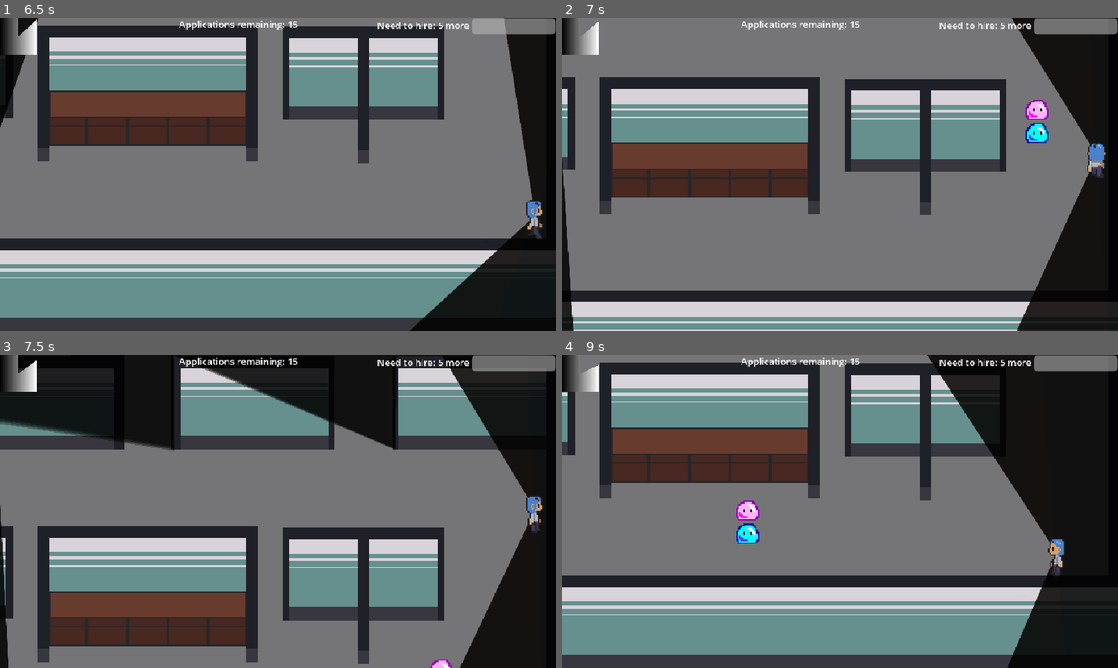
Above: before the commit, frames 1-4 (two rows, left to right).
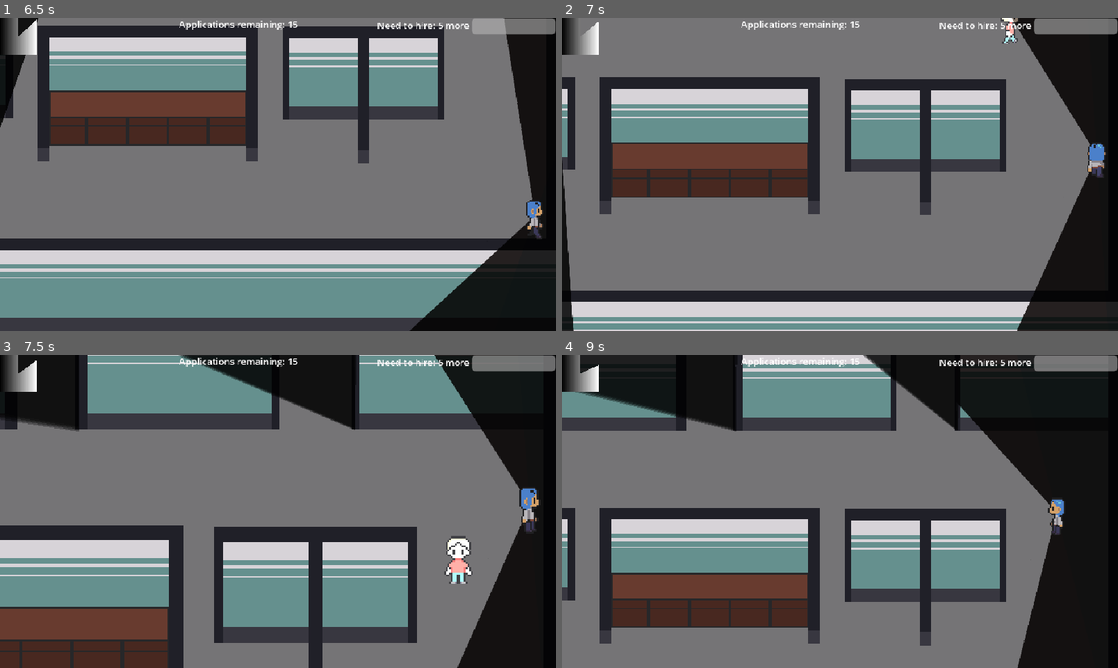
Above: after the commit, the same moments.

Repository: ygda-org/brackeys-26.2
Game: Godot game, scene res://main/main.tscn
Two runs of this game, one before a commit and one after it. Both use one fixed random seed, a clock stepped at 60 frames per second and the inputs below. Sound files missing from this copy of the repository are replaced by a short silence.
Inputs (mouse positions are in pixels of both pictures, inside the frame that each line leads up to):
- Up to frame 1 (6.5 s): tap Enter at 0.5 s; move the mouse to (400, 158) at 0.52 s; hold D (right) 0.53-1.28 s; click (400, 158) at 0.6 s; move the mouse to (166, 190) at 1.27 s; hold S (down) 1.28-2.03 s; click (166, 190) at 1.35 s; tap Space at 2 s; move the mouse to (333, 105) at 2.02 s; hold D (right) 2.03-2.78 s; click (333, 105) at 2.1 s; move the mouse to (250, 237) at 2.77 s; hold W (up) 2.78-3.53 s; click (250, 237) at 2.85 s; move the mouse to (444, 221) at 3.52 s; hold A (left) 3.53-5.03 s; click (444, 221) at 3.6 s; move the mouse to (111, 127) at 4.27 s; click (111, 127) at 4.35 s; move the mouse to (305, 174) at 5.02 s; hold S (down) 5.03-5.78 s; click (305, 174) at 5.1 s; move the mouse to (194, 96) at 5.77 s; hold D (right) from 5.78 s (still down); click (194, 96) at 5.85 s
- Up to frame 2 (7 s): move the mouse to (962, 158) at 6.52 s; release D (right) at 6.53 s; hold W (up) from 6.53 s (still down); click (962, 158) at 6.6 s
- Up to frame 3 (7.5 s): move the mouse to (166, 527) at 7.27 s; release W (up) at 7.28 s; hold D (right) from 7.28 s (still down); click (166, 527) at 7.35 s
- Up to frame 4 (9 s): move the mouse to (895, 442) at 8.02 s; release D (right) at 8.03 s; hold S (down) 8.03-8.78 s; click (895, 442) at 8.1 s; move the mouse to (812, 574) at 8.77 s; hold A (left) from 8.78 s (still down); click (812, 574) at 8.85 s

Frame 1 is identical in both runs. In frame 2, 0.6% of the frame differs, in the area x 78-88%, y 0-40%; in frame 3, 39%; in frame 4, 63%, in the area x 0-100%, y 0-100%.

Commit message:
manual sprite animations

Diff:
--- /dev/null
+++ b/employees/custom_animated_sprite.gd
@@ -0,0 +1,38 @@
+extends Sprite2D
+
+@onready var char_num: String = str(randi_range(1,2))
+
+var direction = Vector2i.ZERO
+var old_direction = Vector2i.ZERO
+
+const REGIONS = {Vector2i(1,0): 128, Vector2i(-1,0): 128,
+Vector2i(0,1): 0, Vector2i(0,-1): 256}
+
+func _ready():
+	texture = load("res://assets/characters/sprites/portrait " + char_num + " walk.png")
+
+func _process(_delta):
+	flip_h = direction.x < 0
+	if not direction == old_direction:
+		var new_region
+		if direction in REGIONS.keys():
+			new_region = REGIONS[direction]
+		else:
+			new_region = REGIONS[old_direction]
+		if direction:
+			if $Timer.is_stopped():
+				$Timer.start()
+			new_region += 16
+		else:
+			$Timer.stop()
+		region_rect.position.x = new_region
+	old_direction = direction
+
+func _on_timer_timeout():
+	region_rect.position.x += 16
+	if check_anim_loop():
+		region_rect.position.x -= 64
+
+func check_anim_loop():
+	var pos = region_rect.position.x
+	return (pos > 60 and pos < 120) or (pos > 185 and pos < 250)
--- a/employees/employee_character.gd
+++ b/employees/employee_character.gd
@@ -5,7 +5,7 @@
 
 var application: Application
 
-const SPEED = 200
+const SPEED = 150
 
 var max_motivation: int = 4
 ## motivation is the number of positive tasks an employee will do without the watchful gaze of their superviser to reset them
@@ -32,6 +32,7 @@
 		if $InTask.is_stopped() and current_task: # start task
 			$InTask.wait_time = current_task.task_length
 			$InTask.start()
+		$Anim.direction = Vector2i(0,0)
 		return
 	var agent_position: Vector2 = global_position
 	var next_position: Vector2 = $NavigationAgent2D.get_next_path_position()
@@ -54,6 +55,7 @@
 			velocity.x = 0
 		else:
 			print('I give up')
+	$Anim.direction = Vector2i(velocity.normalized() * 1.5)
 	velocity = velocity.normalized() * SPEED
 	move_and_slide()
 
--- a/employees/employee_character.tscn
+++ b/employees/employee_character.tscn
@@ -1,7 +1,8 @@
 [gd_scene format=3 uid="uid://cmbb1fu0dvb01"]
 
 [ext_resource type="Script" uid="uid://c3lsl5oyv776s" path="res://employees/employee_character.gd" id="1_frejn"]
-[ext_resource type="Texture2D" uid="uid://gviclm35pjr7" path="res://assets/prog_art/programmer_art-objects.png" id="2_88mo1"]
+[ext_resource type="Texture2D" uid="uid://2jk3dljxlmrm" path="res://assets/characters/sprites/portrait 1 walk.png" id="2_3g2ra"]
+[ext_resource type="Script" uid="uid://dowe3q0twi7c5" path="res://employees/custom_animated_sprite.gd" id="2_88mo1"]
 
 [sub_resource type="CanvasItemMaterial" id="CanvasItemMaterial_88mo1"]
 light_mode = 2
@@ -13,11 +14,15 @@
 collision_layer = 3
 script = ExtResource("1_frejn")
 
-[node name="Sprite2D" type="Sprite2D" parent="." unique_id=324160235]
+[node name="Anim" type="Sprite2D" parent="." unique_id=1291678730]
 material = SubResource("CanvasItemMaterial_88mo1")
-texture = ExtResource("2_88mo1")
+texture = ExtResource("2_3g2ra")
 region_enabled = true
-region_rect = Rect2(112, 64, 16, 32)
+region_rect = Rect2(0, 0, 16, 32)
+script = ExtResource("2_88mo1")
+
+[node name="Timer" type="Timer" parent="Anim" unique_id=2033880306]
+wait_time = 0.166
 
 [node name="CollisionShape2D" type="CollisionShape2D" parent="." unique_id=218294883]
 position = Vector2(0, 1)
@@ -25,7 +30,6 @@
 
 [node name="NavigationAgent2D" type="NavigationAgent2D" parent="." unique_id=860070895]
 path_postprocessing = 1
-avoidance_enabled = true
 radius = 15.0
 neighbor_distance = 100.0
 
@@ -63,5 +67,6 @@
 [node name="TaskIntermission" type="Timer" parent="." unique_id=248515668]
 one_shot = true
 
+[connection signal="timeout" from="Anim/Timer" to="Anim" method="_on_timer_timeout"]
 [connection signal="timeout" from="InTask" to="." method="_on_in_task_timeout"]
 [connection signal="timeout" from="TaskIntermission" to="." method="_on_task_intermission_timeout"]
Binary file added: assets/characters/portraits/Portrait 1.PNG
Not shown, added: assets/characters/portraits/Portrait 1.PNG.import
Binary file added: assets/characters/portraits/Portrait 2.PNG
Not shown, added: assets/characters/portraits/Portrait 2.PNG.import
Binary file added: assets/characters/portraits/Portrait 3.PNG
Not shown, added: assets/characters/portraits/Portrait 3.PNG.import
Binary file added: assets/characters/portraits/Portrait 4.PNG
Not shown, added: assets/characters/portraits/Portrait 4.PNG.import
Binary file added: assets/characters/portraits/Portrait 5.PNG
Not shown, added: assets/characters/portraits/Portrait 5.PNG.import
Binary file added: assets/characters/portraits/Portrait 6.PNG
Not shown, added: assets/characters/portraits/Portrait 6.PNG.import
(and 11 more such lines)
